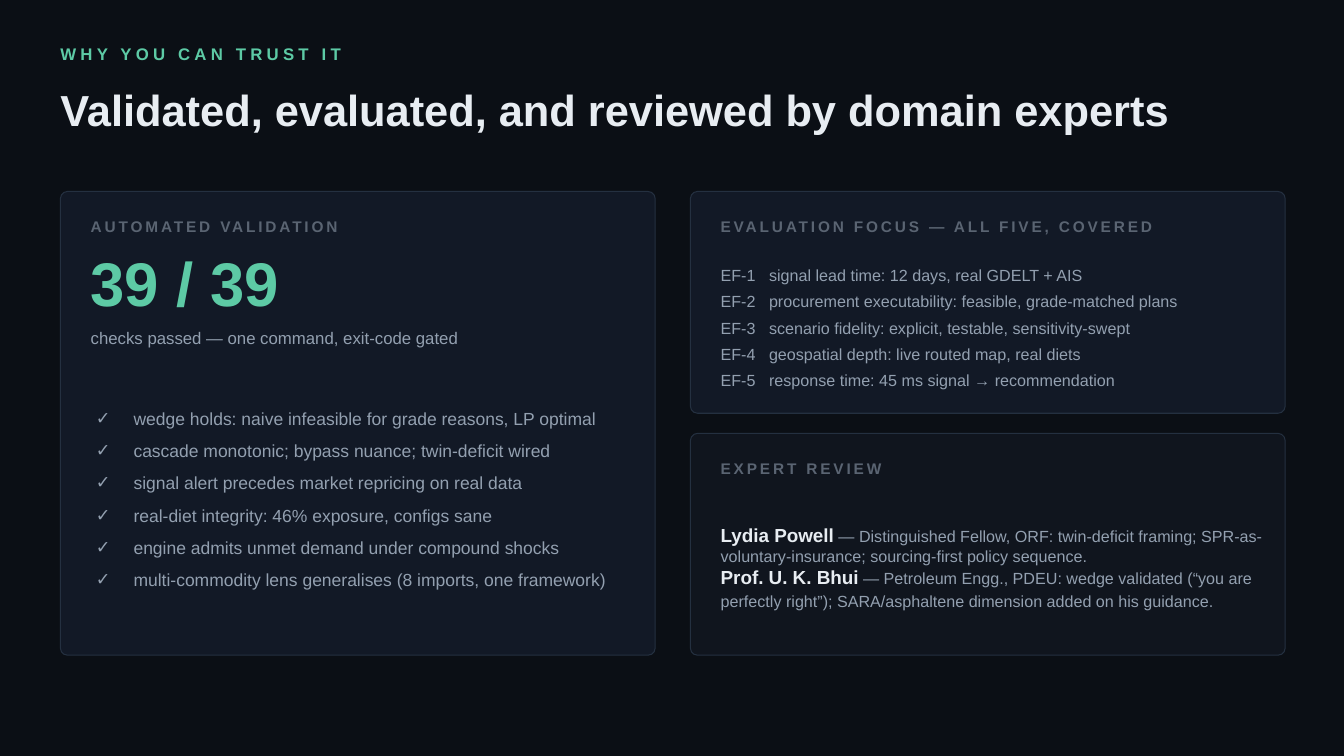
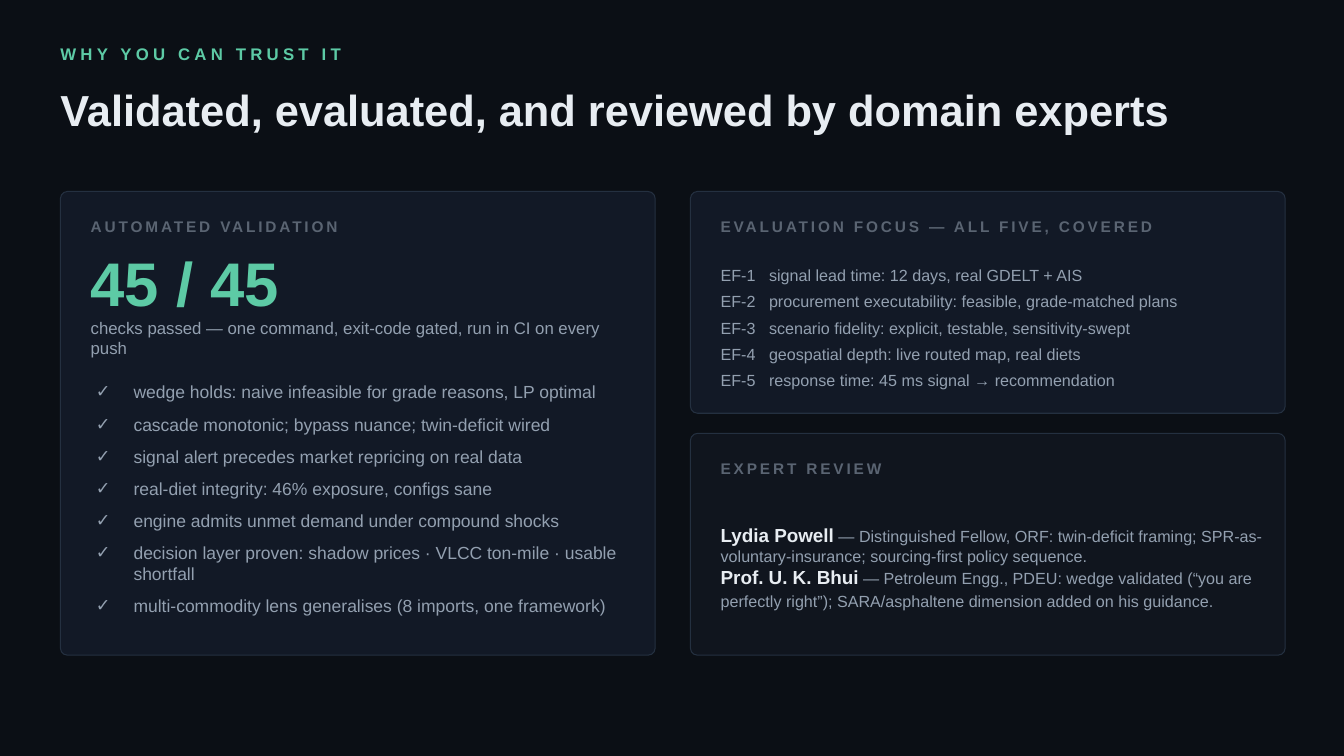
Before and after one commit to PureGenius369/Karnadhar, a slide deck: slide 11 of deliverables/KARNADHAR_Deck.pptx. Drawn at 1344x756 pixels with LibreOffice and Linux fonts; fonts in the diff are those of the drawing. Boxes give left, top, right and bottom in pixels: in the first picture for what was removed or moved away, otherwise in the second. Text is boxed around its words. In the diff, an @@ line names an element or a change of style, - is before the commit and + after.

Commit message:
Judge-grade hardening: reproducibility, LP correctness, decision layer
- Fresh-clone reproducibility: committed schema-2 derived DGCIS dataset
  (diets + realized prices) with transparent fallback in engine/refdata;
  a clone now runs the full suite with no raw .xls files
- Two-stage lexicographic LP (max fill, then min cost) replacing big-M;
  blend caps normalised by assigned volume (valid under scarce supply)
- Fixed boundary-rounding artifact that showed our own Russia-scenario
  plan as infeasible (2.04>2.04 epsilon breach)
- Decision layer: LP shadow prices (marginal value of one more kb/d of
  each scarce grade), usable-shortfall honesty metric (unmet + un-runnable),
  VLCC-equivalent ton-mile cost of rerouting (+66 tankers on Hormuz)
- Consistency: cascade Hormuz share 0.40 -> derived 0.46; commodity HHI
  excludes the OTHERS bucket; demo script/deck/README now keep the curated
  stress-demo and the real DGCIS model clearly labelled with own numbers
- UI card 3: blend-breach explanation, usable shortfall, VLCC row, shadow
  price line, negative-SPR insight framing; plan list hides <5 kb/d noise
- CI (GitHub Actions): 45-check validation + production frontend build on
  every push; MIT LICENSE; README badges, globe screenshot, real headline
  results; validation suite 39 -> 45 checks, all green

```diff
--- a/deliverables/KARNADHAR_Deck.pptx
+++ b/deliverables/KARNADHAR_Deck.pptx
@@ text at box(91, 263, 278, 307): text changed @@
-39 / 39
+45 / 45
@@ text at box(91, 322, 599, 358): text changed @@
-checks passed — one command, exit-code gated
+checks passed — one command, exit-code gated, run in CI on every push
@@ text at box(134, 546, 617, 580): paragraph added @@
+✓ decision layer proven: shadow prices · VLCC ton-mile · usable shortfall
```
Also in this commit, not shown: 3 other slides changed, 25 other files.
